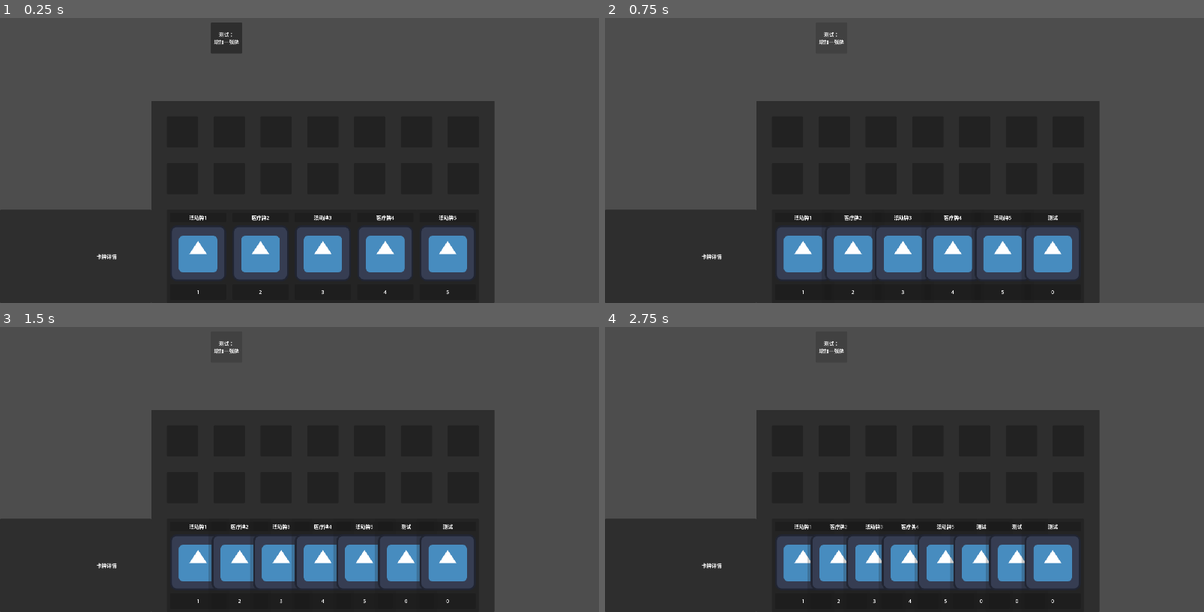
Above: before the commit, frames 1-4 (two rows, left to right).
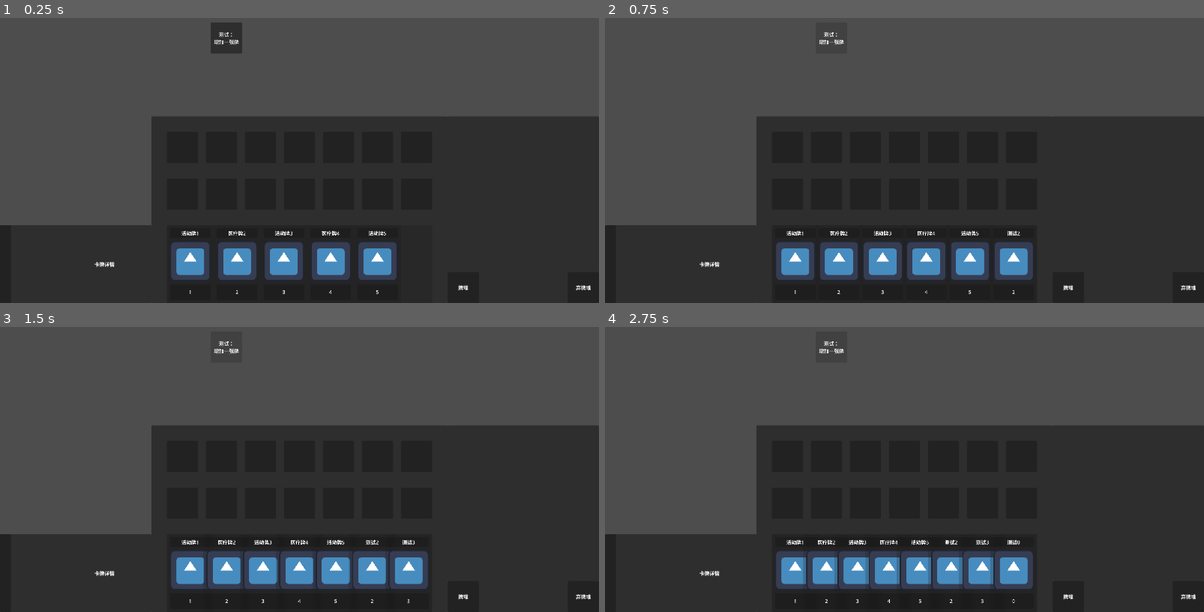
Above: after the commit, the same moments.

Repository: yuyi-yutie/Illness
Game: Godot game, scene res://scenes/main_scene.tscn
The game is run twice, just before and just after one commit, with the same random seed, the same clock (stepped at 60 frames per second) and the same inputs. The engine's default icon, where the game draws it, is replaced by a stand-in: a white triangle on a blue panel in a dark square.
Inputs:
- Up to frame 1 (0.25 s): no input
- Up to frame 2 (0.75 s): click "测试： 增加一张牌" at 0.5 s
- Up to frame 3 (1.5 s): click "测试： 增加一张牌" at 1.25 s
- Up to frame 4 (2.75 s): click "测试： 增加一张牌" at 2 s

The runs differ from the first frame. In frame 1, 22% of the frame differs, in the area x 0-100%, y 29-100%; in frame 2, 23%; in frame 3, 23%; in frame 4, 23%.

Commit message:
update
加入随机卡牌和卡牌详情界面展开收缩

Diff:
--- a/illness/global/hand_to_execute_panel.gd
+++ b/illness/global/hand_to_execute_panel.gd
@@ -26,14 +26,14 @@
 	set(value):
 		hover_card = value
 		var box : Control = CALENDER_BOX.instantiate()
-		if hover_card != null and hover_card.time > 0 and hover_card.type == hover_card.CARDTYPE.Medical:
-			box.scale.x = (hover_card.time - 1) * 1.5 + 1
-			box.position.x = medical_occupy_time * 150
+		if hover_card != null and hover_card.time > 0 and hover_card.type == hover_card.CARDTYPE.Medical and hover_card.time + medical_occupy_time <= 7:
+			box.scale.x = (hover_card.time - 1) * 1.25 + 1
+			box.position.x = medical_occupy_time * 125
 			medical_box_container.add_child(box)
 			medical_panel.has_box = true
-		elif hover_card != null and hover_card.time > 0 and hover_card.type == hover_card.CARDTYPE.Activity:
-			box.scale.x = (hover_card.time - 1) * 1.5 + 1
-			box.position.x = activity_occupy_time * 150
+		elif hover_card != null and hover_card.time > 0 and hover_card.type == hover_card.CARDTYPE.Activity and hover_card.time + activity_occupy_time <= 7:
+			box.scale.x = (hover_card.time - 1) * 1.25 + 1
+			box.position.x = activity_occupy_time * 125
 			activity_box_container.add_child(box)
 			activity_panel.has_box = true
 		if hover_card == null:
--- a/illness/scenes/card.tscn
+++ b/illness/scenes/card.tscn
@@ -9,17 +9,17 @@
 
 [node name="CardFace" type="Panel" parent="."]
 self_modulate = Color(1, 1, 1, 0.376471)
-offset_right = 200.0
-offset_bottom = 300.0
+offset_right = 150.0
+offset_bottom = 250.0
 
 [node name="NamePanel" type="Panel" parent="CardFace"]
 layout_mode = 1
 anchors_preset = 5
 anchor_left = 0.5
 anchor_right = 0.5
-offset_left = -90.0
+offset_left = -65.0
 offset_top = 10.0
-offset_right = 90.0
+offset_right = 65.0
 offset_bottom = 40.0
 grow_horizontal = 2
 mouse_filter = 2
@@ -41,8 +41,8 @@
 layout_mode = 0
 offset_left = 10.0
 offset_top = 50.0
-offset_right = 190.0
-offset_bottom = 230.0
+offset_right = 140.0
+offset_bottom = 180.0
 mouse_filter = 2
 
 [node name="TextureRect" type="TextureRect" parent="CardFace/PicturePanel"]
@@ -61,9 +61,9 @@
 anchor_top = 1.0
 anchor_right = 0.5
 anchor_bottom = 1.0
-offset_left = -90.0
+offset_left = -65.0
 offset_top = -60.0
-offset_right = 90.0
+offset_right = 65.0
 offset_bottom = -10.0
 grow_horizontal = 2
 grow_vertical = 0
--- a/illness/scenes/main_scene.tscn
+++ b/illness/scenes/main_scene.tscn
@@ -8,6 +8,7 @@
 [ext_resource type="Script" uid="uid://c4f0atwkwa0ee" path="res://scripts/hand_panel.gd" id="4_rt2n2"]
 [ext_resource type="Script" uid="uid://xbayjyo4g1fl" path="res://test/button.gd" id="7_c16ls"]
 [ext_resource type="Script" uid="uid://dn8mpbwy3lp5m" path="res://scripts/card_detail_panel.gd" id="8_18nlu"]
+[ext_resource type="Script" uid="uid://dexxwxs2701oi" path="res://test/enter_and_exit_button.gd" id="9_c1pb6"]
 
 [node name="MainScene" type="Node"]
 script = ExtResource("1_w2twt")
@@ -19,7 +20,68 @@
 anchor_bottom = 1.0
 grow_horizontal = 2
 grow_vertical = 2
+mouse_filter = 2
 script = ExtResource("2_7ykc4")
+
+[node name="CardDetailPanel" type="Panel" parent="MainControl"]
+layout_mode = 1
+anchors_preset = 2
+anchor_top = 1.0
+anchor_bottom = 1.0
+offset_top = -250.0
+offset_right = 485.0
+grow_vertical = 0
+script = ExtResource("8_18nlu")
+
+[node name="CardContainer" type="Control" parent="MainControl/CardDetailPanel"]
+layout_mode = 1
+anchors_preset = 4
+anchor_top = 0.5
+anchor_bottom = 0.5
+offset_left = 35.0
+offset_top = -125.0
+offset_right = 185.0
+offset_bottom = 125.0
+grow_vertical = 2
+mouse_filter = 2
+
+[node name="CardDetail" type="Control" parent="MainControl/CardDetailPanel"]
+layout_mode = 1
+anchors_preset = 6
+anchor_left = 1.0
+anchor_top = 0.5
+anchor_right = 1.0
+anchor_bottom = 0.5
+offset_left = -300.0
+offset_top = -125.0
+offset_bottom = 125.0
+grow_horizontal = 0
+grow_vertical = 2
+mouse_filter = 2
+
+[node name="CardDetailLabel" type="Label" parent="MainControl/CardDetailPanel/CardDetail"]
+layout_mode = 1
+anchors_preset = 15
+anchor_right = 1.0
+anchor_bottom = 1.0
+grow_horizontal = 2
+grow_vertical = 2
+text = "卡牌详情"
+horizontal_alignment = 1
+vertical_alignment = 1
+
+[node name="EnterAndExitButton" type="Button" parent="MainControl/CardDetailPanel"]
+layout_mode = 1
+anchors_preset = 4
+anchor_top = 0.5
+anchor_bottom = 0.5
+offset_top = -125.0
+offset_right = 35.0
+offset_bottom = 125.0
+grow_vertical = 2
+focus_mode = 0
+mouse_filter = 1
+script = ExtResource("9_c1pb6")
 
 [node name="CalenderPanel" type="Panel" parent="MainControl"]
 layout_mode = 1
@@ -29,8 +91,8 @@
 anchor_right = 0.5
 anchor_bottom = 1.0
 offset_left = -475.0
-offset_top = -650.0
-offset_right = 625.0
+offset_top = -600.0
+offset_right = 475.0
 grow_horizontal = 2
 grow_vertical = 0
 script = ExtResource("3_pu3yx")
@@ -43,9 +105,9 @@
 anchor_top = 1.0
 anchor_right = 0.5
 anchor_bottom = 1.0
-offset_left = -500.0
-offset_top = -300.0
-offset_right = 500.0
+offset_left = -425.0
+offset_top = -250.0
+offset_right = 425.0
 grow_horizontal = 2
 grow_vertical = 0
 script = ExtResource("4_rt2n2")
@@ -57,26 +119,26 @@
 type = 1
 
 [node name="Card2" parent="MainControl/CalenderPanel/HandPanel" instance=ExtResource("2_pw63i")]
-position = Vector2(200, 0)
+position = Vector2(150, 0)
 time = 2
 _name = "医疗牌2"
 card_detail = "牌22"
 
 [node name="Card3" parent="MainControl/CalenderPanel/HandPanel" instance=ExtResource("2_pw63i")]
-position = Vector2(400, 0)
+position = Vector2(300, 0)
 time = 3
 _name = "活动牌3"
 card_detail = "牌33"
 type = 1
 
 [node name="Card4" parent="MainControl/CalenderPanel/HandPanel" instance=ExtResource("2_pw63i")]
-position = Vector2(600, 0)
+position = Vector2(450, 0)
 time = 4
 _name = "医疗牌4"
 card_detail = "牌44"
 
 [node name="Card5" parent="MainControl/CalenderPanel/HandPanel" instance=ExtResource("2_pw63i")]
-position = Vector2(800, 0)
+position = Vector2(600, 0)
 time = 5
 _name = "活动牌5"
 card_detail = "牌55"
@@ -88,11 +150,12 @@
 anchors_preset = 5
 anchor_left = 0.5
 anchor_right = 0.5
-offset_left = -500.0
+offset_left = -425.0
 offset_top = 50.0
-offset_right = 500.0
+offset_right = 425.0
 offset_bottom = 150.0
 grow_horizontal = 2
+mouse_filter = 1
 script = ExtResource("4_gubc5")
 
 [node name="MedicalExecutePanel1" type="Panel" parent="MainControl/CalenderPanel/MedicalPanel"]
@@ -104,72 +167,79 @@
 offset_right = 100.0
 offset_bottom = 50.0
 grow_vertical = 2
+mouse_filter = 1
 
 [node name="MedicalExecutePanel2" type="Panel" parent="MainControl/CalenderPanel/MedicalPanel"]
 layout_mode = 1
 anchors_preset = 4
 anchor_top = 0.5
 anchor_bottom = 0.5
-offset_left = 150.0
-offset_top = -50.0
-offset_right = 250.0
-offset_bottom = 50.0
-grow_vertical = 2
+offset_left = 125.0
+offset_top = -50.0
+offset_right = 225.0
+offset_bottom = 50.0
+grow_vertical = 2
+mouse_filter = 1
 
 [node name="MedicalExecutePanel3" type="Panel" parent="MainControl/CalenderPanel/MedicalPanel"]
 layout_mode = 1
 anchors_preset = 4
 anchor_top = 0.5
 anchor_bottom = 0.5
-offset_left = 300.0
-offset_top = -50.0
-offset_right = 400.0
-offset_bottom = 50.0
-grow_vertical = 2
+offset_left = 250.0
+offset_top = -50.0
+offset_right = 350.0
+offset_bottom = 50.0
+grow_vertical = 2
+mouse_filter = 1
 
 [node name="MedicalExecutePanel4" type="Panel" parent="MainControl/CalenderPanel/MedicalPanel"]
 layout_mode = 1
 anchors_preset = 4
 anchor_top = 0.5
 anchor_bottom = 0.5
-offset_left = 450.0
-offset_top = -50.0
-offset_right = 550.0
-offset_bottom = 50.0
-grow_vertical = 2
+offset_left = 375.0
+offset_top = -50.0
+offset_right = 475.0
+offset_bottom = 50.0
+grow_vertical = 2
+mouse_filter = 1
 
 [node name="MedicalExecutePanel5" type="Panel" parent="MainControl/CalenderPanel/MedicalPanel"]
 layout_mode = 1
 anchors_preset = 4
 anchor_top = 0.5
 anchor_bottom = 0.5
-offset_left = 600.0
-offset_top = -50.0
-offset_right = 700.0
-offset_bottom = 50.0
-grow_vertical = 2
+offset_left = 500.0
+offset_top = -50.0
+offset_right = 600.0
+offset_bottom = 50.0
+grow_vertical = 2
+mouse_filter = 1
 
 [node name="MedicalExecutePanel6" type="Panel" parent="MainControl/CalenderPanel/MedicalPanel"]
 layout_mode = 1
 anchors_preset = 4
 anchor_top = 0.5
 anchor_bottom = 0.5
+offset_left = 625.0
+offset_top = -50.0
+offset_right = 725.0
+offset_bottom = 50.0
+grow_vertical = 2
+mouse_filter = 1
+
+[node name="MedicalExecutePanel7" type="Panel" parent="MainControl/CalenderPanel/MedicalPanel"]
+layout_mode = 1
+anchors_preset = 4
+anchor_top = 0.5
+anchor_bottom = 0.5
 offset_left = 750.0
 offset_top = -50.0
 offset_right = 850.0
 offset_bottom = 50.0
 grow_vertical = 2
-
-[node name="MedicalExecutePanel7" type="Panel" parent="MainControl/CalenderPanel/MedicalPanel"]
-layout_mode = 1
-anchors_preset = 4
-anchor_top = 0.5
-anchor_bottom = 0.5
-offset_left = 900.0
-offset_top = -50.0
-offset_right = 1000.0
-offset_bottom = 50.0
-grow_vertical = 2
+mouse_filter = 1
 
 [node name="BoxContainer" type="Control" parent="MainControl/CalenderPanel/MedicalPanel"]
 layout_mode = 1
@@ -178,6 +248,7 @@
 anchor_bottom = 1.0
 grow_horizontal = 2
 grow_vertical = 2
+mouse_filter = 1
 
 [node name="ActivityPanel" type="Panel" parent="MainControl/CalenderPanel"]
 self_modulate = Color(1, 1, 1, 0)
@@ -185,11 +256,12 @@
 anchors_preset = 5
 anchor_left = 0.5
 anchor_right = 0.5
-offset_left = -500.0
+offset_left = -425.0
 offset_top = 200.0
-offset_right = 500.0
+offset_right = 425.0
 offset_bottom = 300.0
 grow_horizontal = 2
+mouse_filter = 1
 script = ExtResource("4_gubc5")
 type = 1
 
@@ -202,72 +274,79 @@
 offset_right = 100.0
 offset_bottom = 50.0
 grow_vertical = 2
+mouse_filter = 1
 
 [node name="ActivityExecutePanel2" type="Panel" parent="MainControl/CalenderPanel/ActivityPanel"]
 layout_mode = 1
 anchors_preset = 4
 anchor_top = 0.5
 anchor_bottom = 0.5
-offset_left = 150.0
-offset_top = -50.0
-offset_right = 250.0
-offset_bottom = 50.0
-grow_vertical = 2
+offset_left = 125.0
+offset_top = -50.0
+offset_right = 225.0
+offset_bottom = 50.0
+grow_vertical = 2
+mouse_filter = 1
 
 [node name="ActivityExecutePanel3" type="Panel" parent="MainControl/CalenderPanel/ActivityPanel"]
 layout_mode = 1
 anchors_preset = 4
 anchor_top = 0.5
 anchor_bottom = 0.5
-offset_left = 300.0
-offset_top = -50.0
-offset_right = 400.0
-offset_bottom = 50.0
-grow_vertical = 2
+offset_left = 250.0
+offset_top = -50.0
+offset_right = 350.0
+offset_bottom = 50.0
+grow_vertical = 2
+mouse_filter = 1
 
 [node name="ActivityExecutePanel4" type="Panel" parent="MainControl/CalenderPanel/ActivityPanel"]
 layout_mode = 1
 anchors_preset = 4
 anchor_top = 0.5
 anchor_bottom = 0.5
-offset_left = 450.0
-offset_top = -50.0
-offset_right = 550.0
-offset_bottom = 50.0
-grow_vertical = 2
+offset_left = 375.0
+offset_top = -50.0
+offset_right = 475.0
+offset_bottom = 50.0
+grow_vertical = 2
+mouse_filter = 1
 
 [node name="ActivityExecutePanel5" type="Panel" parent="MainControl/CalenderPanel/ActivityPanel"]
 layout_mode = 1
 anchors_preset = 4
 anchor_top = 0.5
 anchor_bottom = 0.5
-offset_left = 600.0
-offset_top = -50.0
-offset_right = 700.0
-offset_bottom = 50.0
-grow_vertical = 2
+offset_left = 500.0
+offset_top = -50.0
+offset_right = 600.0
+offset_bottom = 50.0
+grow_vertical = 2
+mouse_filter = 1
 
 [node name="ActivityExecutePanel6" type="Panel" parent="MainControl/CalenderPanel/ActivityPanel"]
 layout_mode = 1
 anchors_preset = 4
 anchor_top = 0.5
 anchor_bottom = 0.5
+offset_left = 625.0
+offset_top = -50.0
+offset_right = 725.0
+offset_bottom = 50.0
+grow_vertical = 2
+mouse_filter = 1
+
+[node name="ActivityExecutePanel7" type="Panel" parent="MainControl/CalenderPanel/ActivityPanel"]
+layout_mode = 1
+anchors_preset = 4
+anchor_top = 0.5
+anchor_bottom = 0.5
 offset_left = 750.0
 offset_top = -50.0
 offset_right = 850.0
 offset_bottom = 50.0
 grow_vertical = 2
-
-[node name="ActivityExecutePanel7" type="Panel" parent="MainControl/CalenderPanel/ActivityPanel"]
-layout_mode = 1
-anchors_preset = 4
-anchor_top = 0.5
-anchor_bottom = 0.5
-offset_left = 900.0
-offset_top = -50.0
-offset_right = 1000.0
-offset_bottom = 50.0
-grow_vertical = 2
+mouse_filter = 1
 
 [node name="BoxContainer" type="Control" parent="MainControl/CalenderPanel/ActivityPanel"]
 layout_mode = 1
@@ -276,8 +355,10 @@
 anchor_bottom = 1.0
 grow_horizontal = 2
 grow_vertical = 2
-
-[node name="TestButton" type="Button" parent="."]
+mouse_filter = 1
+
+[node name="TestButton" type="Button" parent="MainControl"]
+layout_mode = 0
 offset_left = 676.0
 offset_top = 178.0
 offset_right = 776.0
@@ -287,47 +368,75 @@
 增加一张牌"
 script = ExtResource("7_c16ls")
 
-[node name="CardDetailPanel" type="Panel" parent="."]
-anchors_preset = 2
+[node name="EndPanel" type="Panel" parent="MainControl"]
+layout_mode = 1
+anchors_preset = 3
+anchor_left = 1.0
 anchor_top = 1.0
-anchor_bottom = 1.0
-offset_top = -300.0
-offset_right = 485.0
+anchor_right = 1.0
+anchor_bottom = 1.0
+offset_left = -485.0
+offset_top = -100.0
+grow_horizontal = 0
 grow_vertical = 0
-script = ExtResource("8_18nlu")
-
-[node name="CardContainer" type="Control" parent="CardDetailPanel"]
-layout_mode = 1
-anchors_preset = 4
-anchor_top = 0.5
-anchor_bottom = 0.5
-offset_top = -150.0
-offset_right = 200.0
-offset_bottom = 150.0
-grow_vertical = 2
-
-[node name="CardDetail" type="Control" parent="CardDetailPanel"]
+
+[node name="DeckPanel" type="Panel" parent="MainControl/EndPanel"]
+layout_mode = 1
+anchors_preset = 4
+anchor_top = 0.5
+anchor_bottom = 0.5
+offset_top = -50.0
+offset_right = 100.0
+offset_bottom = 50.0
+grow_vertical = 2
+
+[node name="DeckLabel" type="Label" parent="MainControl/EndPanel/DeckPanel"]
+layout_mode = 1
+anchors_preset = 15
+anchor_right = 1.0
+anchor_bottom = 1.0
+grow_horizontal = 2
+grow_vertical = 2
+text = "牌堆"
+horizontal_alignment = 1
+vertical_alignment = 1
+
+[node name="TrashDeckPanel" type="Panel" parent="MainControl/EndPanel"]
 layout_mode = 1
 anchors_preset = 6
 anchor_left = 1.0
 anchor_top = 0.5
 anchor_right = 1.0
 anchor_bottom = 0.5
-offset_left = -285.0
-offset_top = -150.0
-offset_bottom = 150.0
+offset_left = -100.0
+offset_top = -50.0
+offset_bottom = 50.0
 grow_horizontal = 0
 grow_vertical = 2
 
-[node name="CardDetailLabel" type="Label" parent="CardDetailPanel/CardDetail"]
-layout_mode = 1
-anchors_preset = 15
-anchor_right = 1.0
-anchor_bottom = 1.0
-grow_horizontal = 2
-grow_vertical = 2
-text = "卡牌详情"
+[node name="TrashDeckLabel" type="Label" parent="MainControl/EndPanel/TrashDeckPanel"]
+layout_mode = 1
+anchors_preset = 15
+anchor_right = 1.0
+anchor_bottom = 1.0
+grow_horizontal = 2
+grow_vertical = 2
+text = "弃牌堆"
 horizontal_alignment = 1
 vertical_alignment = 1
 
-[connection signal="button_down" from="TestButton" to="TestButton" method="_on_button_down"]
+[node name="DeckPanel" type="Panel" parent="MainControl"]
+layout_mode = 1
+anchors_preset = 3
+anchor_left = 1.0
+anchor_top = 1.0
+anchor_right = 1.0
+anchor_bottom = 1.0
+offset_left = -485.0
+offset_top = -600.0
+offset_bottom = -100.0
+grow_horizontal = 0
+grow_vertical = 0
+
+[connection signal="button_down" from="MainControl/CardDetailPanel/EnterAndExitButton" to="MainControl/CardDetailPanel/EnterAndExitButton" method="_on_button_down"]
+[connection signal="button_down" from="MainControl/TestButton" to="MainControl/TestButton" method="_on_button_down"]
--- a/illness/scripts/card_detail_panel.gd
+++ b/illness/scripts/card_detail_panel.gd
@@ -3,9 +3,13 @@
 
 @onready var card_detail_label: Label = $CardDetail/CardDetailLabel
 @onready var card_container: Control = $CardContainer
+@onready var card_detail: Control = $CardDetail
 
-var parent : MainScene
+var parent : MainControl
 
-func initialize(parameter : MainScene) -> void:
+func initialize(parameter : MainControl) -> void:
 	parent = parameter
 	CardToDetail.detail_panel = self
+	for child in get_children():
+		if child.has_method("initialize"):
+			child.initialize(self)
--- a/illness/test/button.gd
+++ b/illness/test/button.gd
@@ -4,13 +4,15 @@
 
 var hand_panel : HandPanel
 
-func initialize(_parameter : MainScene) -> void:
+func initialize(_parameter : MainControl) -> void:
 	pass
 
 func _on_button_down() -> void:
 	hand_panel = HandToExecutePanel.hand_panel
 	var new_card : Card = CARD.instantiate()
 	hand_panel.add_child(new_card)
-	new_card._name = "测试"
-	new_card.time = 0
+	new_card.time = randi_range(0,7)
+	new_card._name = "测试" + str(new_card.time)
+	new_card.card_detail = "测试" + str(new_card.time) + str(new_card.time)
+	new_card.type = randi_range(0,1)
 	new_card.initialize(hand_panel)
--- /dev/null
+++ b/illness/test/enter_and_exit_button.gd
@@ -0,0 +1,20 @@
+extends Button
+
+var is_open : bool = true
+
+var parent : CardDetailPanel
+
+func initialize(parameter : CardDetailPanel) -> void:
+	parent = parameter
+
+func _on_button_down() -> void:
+	match is_open:
+		true:
+			parent.position.x = parent.size.x - size.x
+			parent.self_modulate.a = 0
+		false:
+			parent.position.x = 0
+			parent.self_modulate.a = 1
+	is_open = !is_open
+	parent.card_container.visible = !parent.card_container.visible
+	parent.card_detail.visible = !parent.card_detail.visible
Not shown: 1 places in illness/scenes/main_scene.tscn that only renumber resources
Not shown, added: illness/test/enter_and_exit_button.gd.uid
